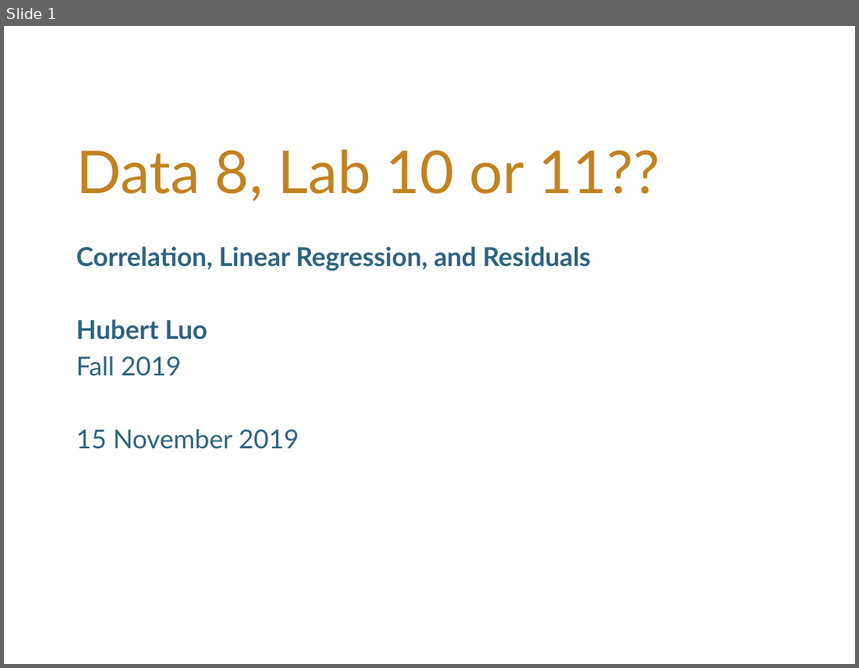
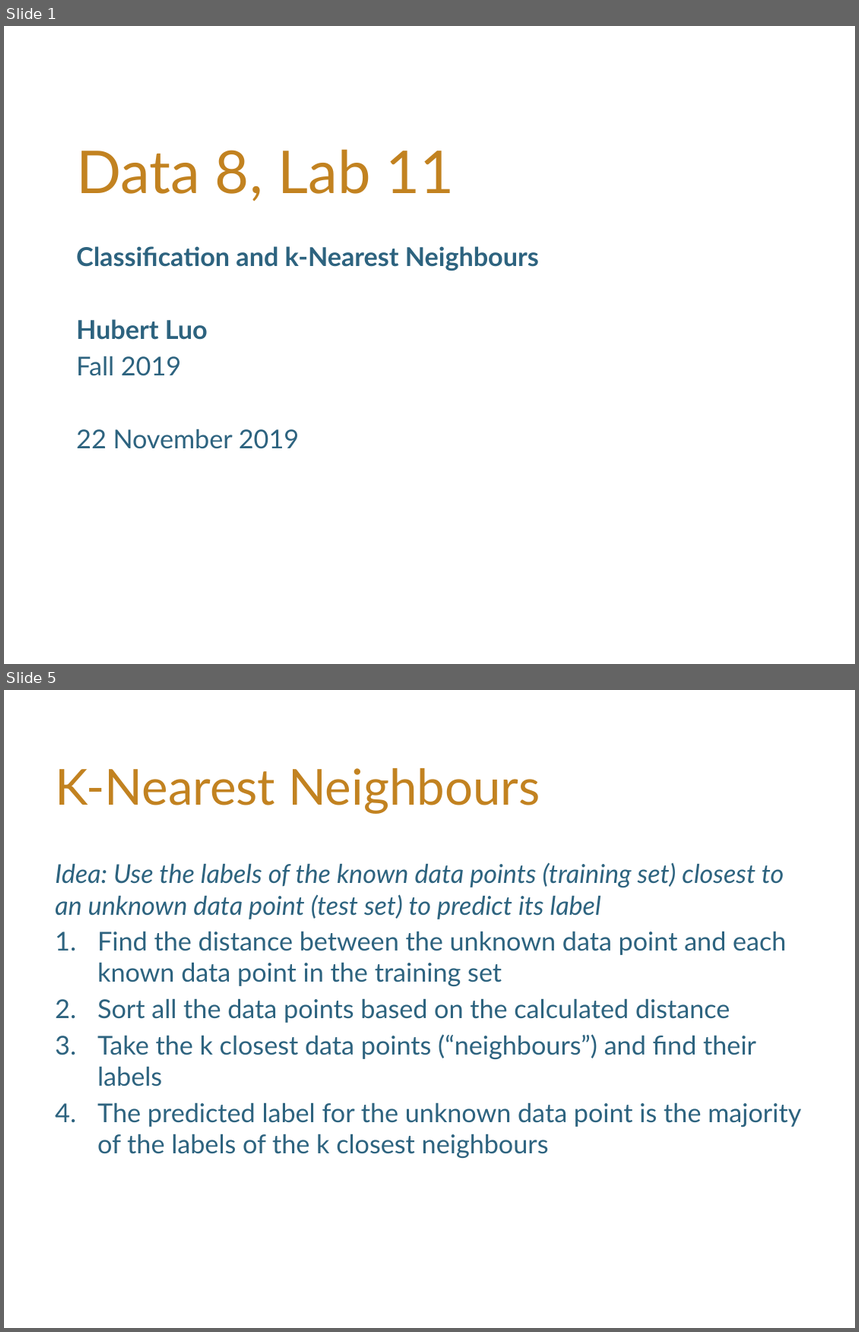
Before and after one commit to hLuo27/teaching, a slide deck: data8/slides/lab11.pptx. Shown one above the other, each under a label of ours: slide 1 before the commit, slides 1 and 5 after it; the slides between them are not shown. The pictures are 859x668 and 859x1332 pixels, drawn with LibreOffice and Linux fonts; fonts in the diff are those of the drawing; background and template pictures are left out. Boxes give left, top, right and bottom in pixels: in the first picture for what was removed or moved away, otherwise in the second. Text is boxed around its words. In the diff, an @@ line names an element or a change of style, - is before the commit and + after.

```diff
--- a/data8/slides/lab11.pptx
+++ b/data8/slides/lab11.pptx
@@ slide 5 added at <box>4,690,855,1328</box>, background #FFFFFF @@
@@ title added at <box>55,768,540,814</box>, 42 pt, text #C28220 @@
+K-Nearest Neighbours
@@ text added at <box>55,863,801,1159</box>, 22 pt, text #2D637F @@
+Idea: Use the labels of the known data points (training set) closest to an unknown data point (test set) to predict its label
+1. Find the distance between the unknown data point and each known data point in the training set
+2. Sort all the data points based on the calculated distance
+3. Take the k closest data points (“neighbours”) and find their labels
+4. The predicted label for the unknown data point is the majority of the labels of the k closest neighbours
@@ slide 1 changed as well @@
@@ title at <box>76,149,455,202</box>: text changed @@
-Data 8, Lab 10 or 11??
+Data 8, Lab 11
@@ subtitle at <box>76,246,539,271</box>: text changed @@
-Correlation, Linear Regression, and Residuals
+Classification and k-Nearest Neighbours
@@ subtitle at <box>76,429,299,449</box>: text changed @@
-15 November 2019
+22 November 2019
```
Also in this commit, not shown: 5 other slides added, 4 slides removed, 1 other file.
